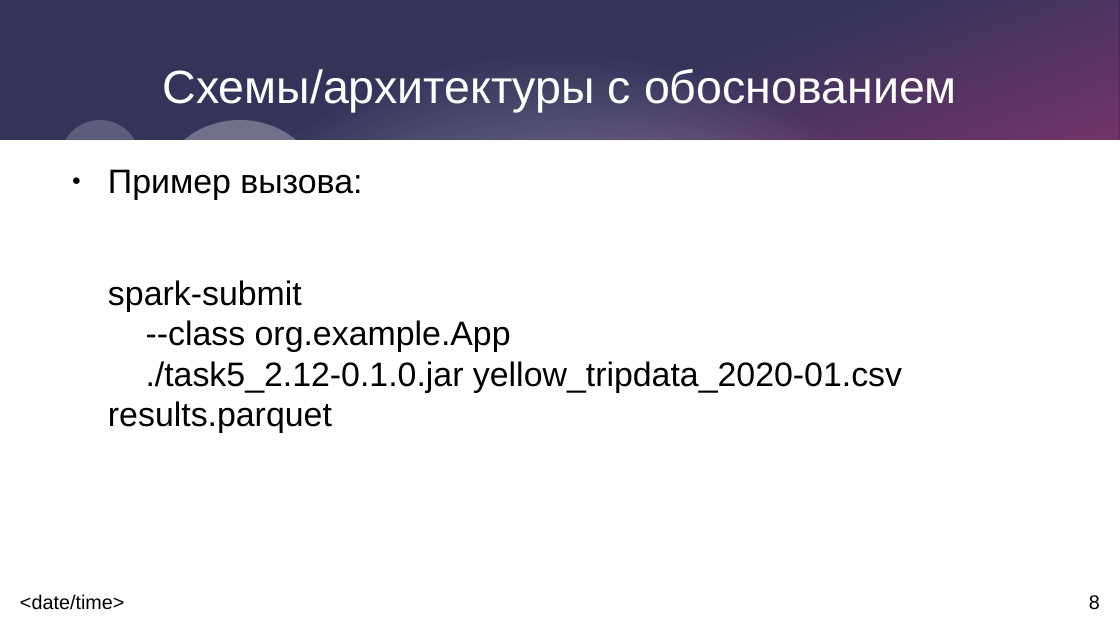
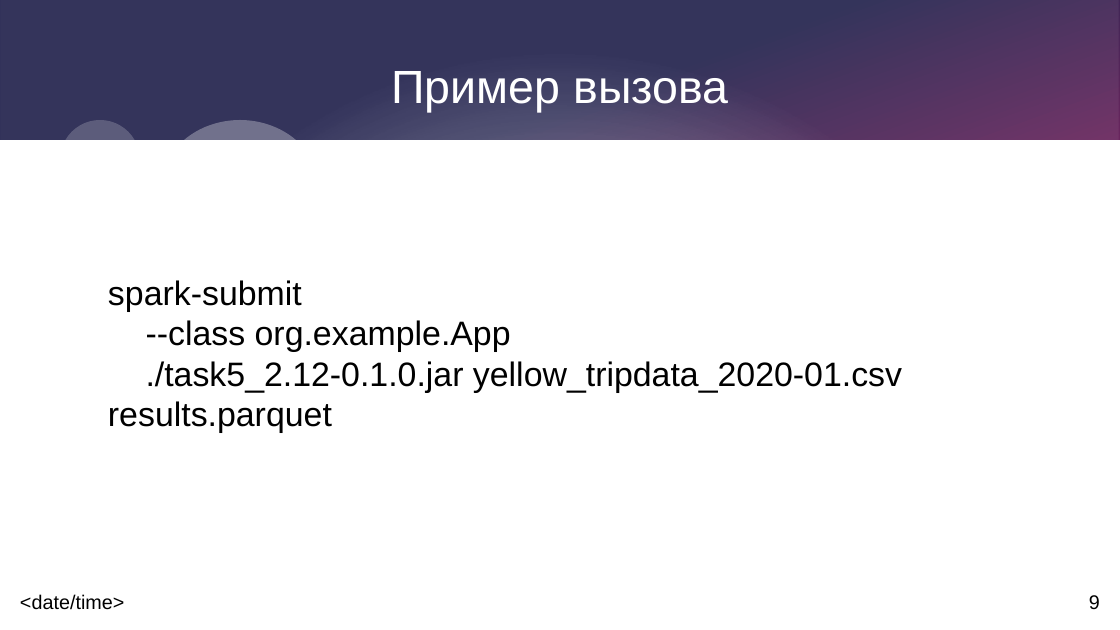
Before and after one commit to atdushi/Cartax, a slide deck: slide 9 of docs/presentation.odp (slide 8 before the commit). Drawn at 1120x630 pixels with LibreOffice and Linux fonts; fonts in the diff are those of the drawing. Boxes give left, top, right and bottom in pixels: in the first picture for what was removed or moved away, otherwise in the second. Text is boxed around its words. In the diff, an @@ line names an element or a change of style, - is before the commit and + after.

```diff
--- a/docs/presentation.odp
+++ b/docs/presentation.odp
@@ title at (x1=391, y1=71, x2=728, y2=112): text changed @@
-Схемы/архитектуры с обоснованием
+Пример вызова
@@ text at (x1=108, y1=169, x2=362, y2=200): paragraph removed @@
-● Пример вызова:
@@ page number at (x1=1089, y1=595, x2=1100, y2=609): text changed @@
-8
+9
```
Also in this commit, not shown: 5 other slides changed, 1 slide added, 2 other files.
